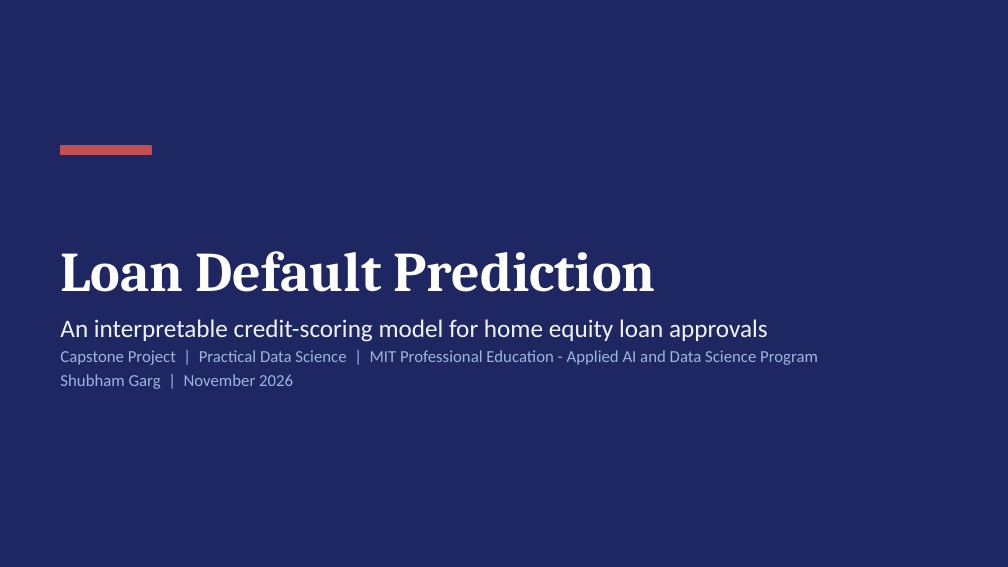
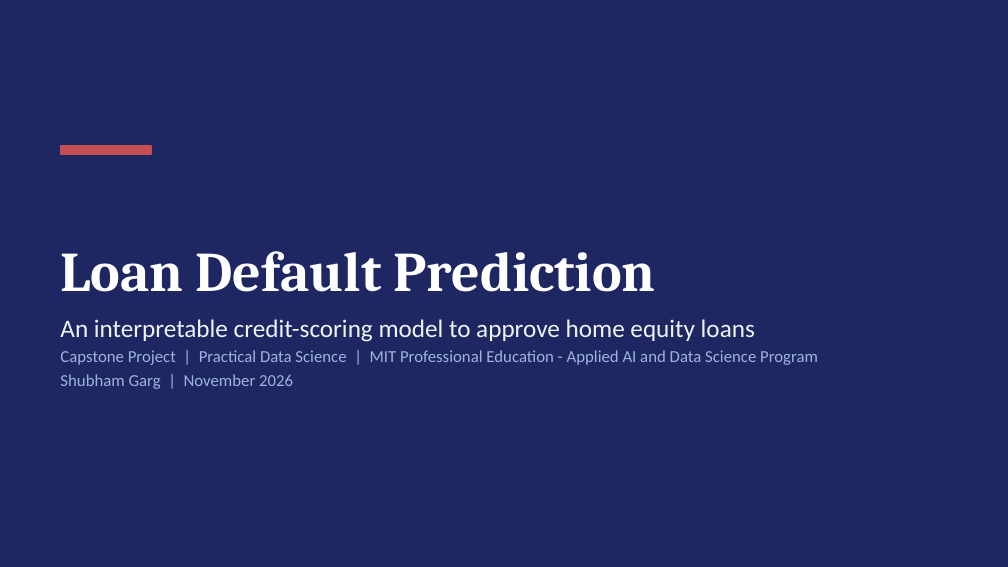
Before and after one commit to shubham1891/Personal-code, a slide deck: slide 1 of presentation/Loan_Default_Prediction_Presentation.pptx. Drawn at 1008x567 pixels with LibreOffice and Linux fonts; fonts in the diff are those of the drawing. Boxes give left, top, right and bottom in pixels: in the first picture for what was removed or moved away, otherwise in the second. Text is boxed around its words. In the diff, an @@ line names an element or a change of style, - is before the commit and + after.

```diff
--- a/presentation/Loan_Default_Prediction_Presentation.pptx
+++ b/presentation/Loan_Default_Prediction_Presentation.pptx
@@ text at [60,319,755,342]: text changed @@
-An interpretable credit-scoring model for home equity loan approvals
+An interpretable credit-scoring model to approve home equity loans
```
Also in this commit, not shown: 18 other slides changed, 5 other files.
